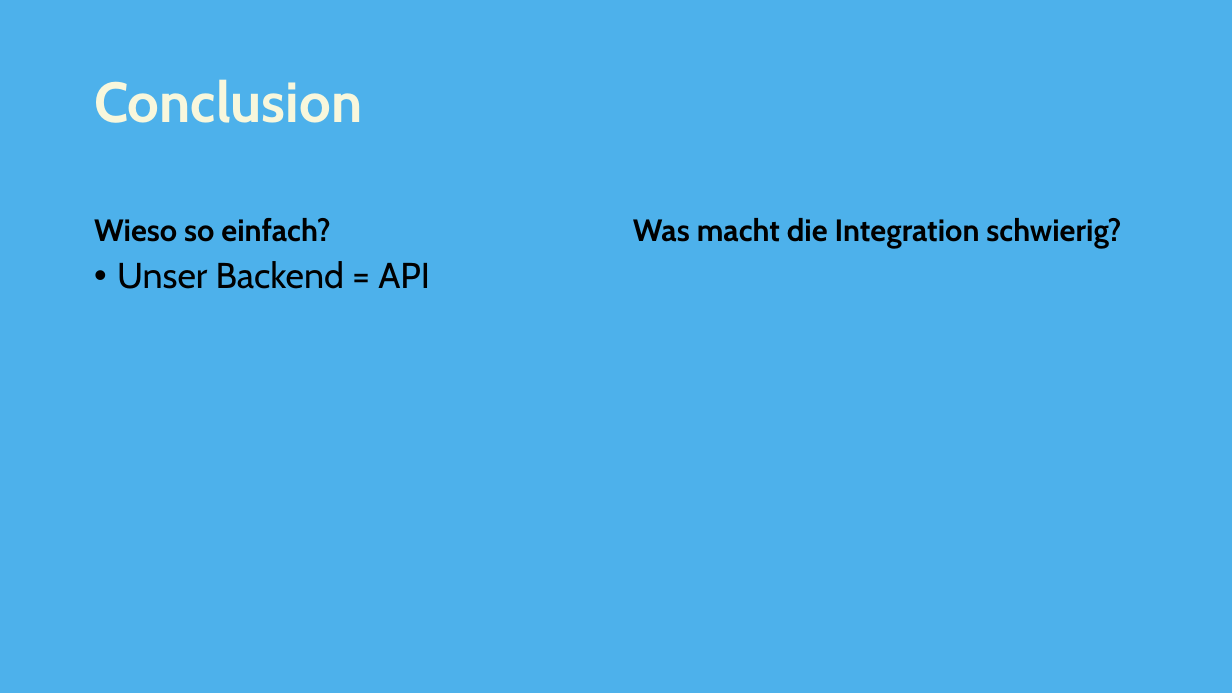
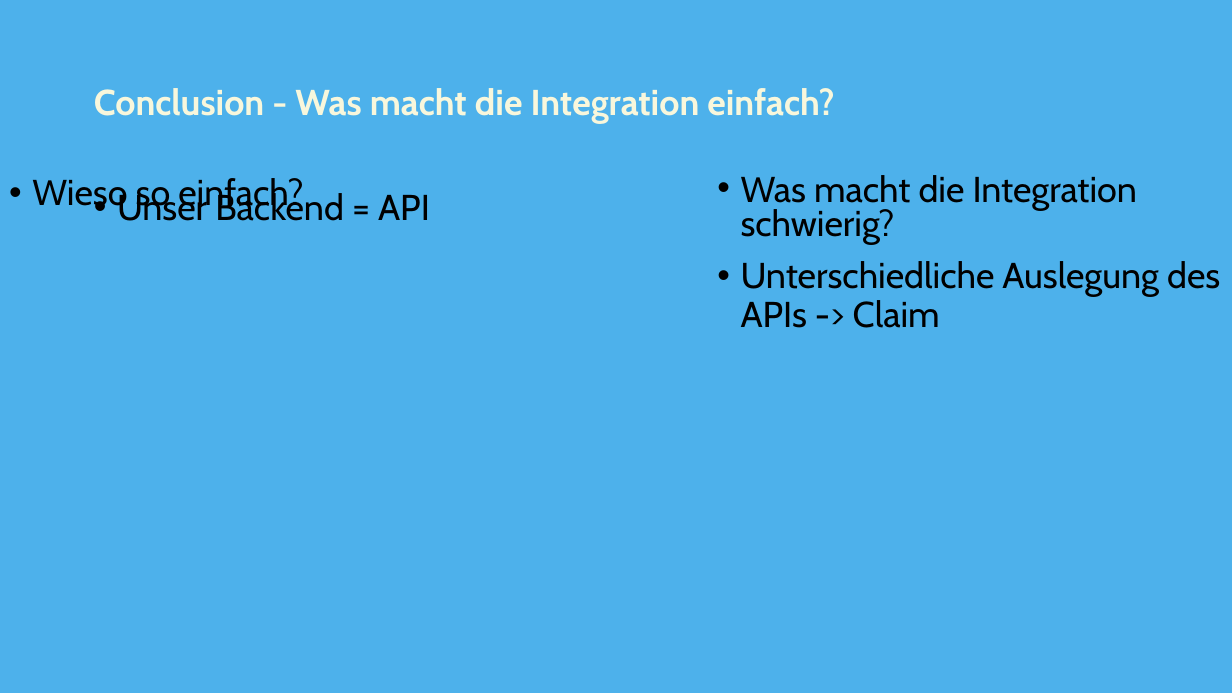
Before and after one commit to swaechter/fhnw-wodss, a slide deck: slide 4 of doc/Prasentation2.pptx (slide 5 before the commit). Drawn at 1232x693 pixels with LibreOffice and Linux fonts; fonts in the diff are those of the drawing. Boxes give left, top, right and bottom in pixels: in the first picture for what was removed or moved away, otherwise in the second. Text is boxed around its words. In the diff, an @@ line names an element or a change of style, - is before the commit and + after.

```diff
--- a/doc/Prasentation2.pptx
+++ b/doc/Prasentation2.pptx
@@ title at box(94, 88, 834, 124): text changed; size 44 to 28 pt @@
-Conclusion
+Conclusion - Was macht die Integration einfach?
@@ text "Wieso so einfach?": place and size @@
-text "Wieso so einfach?" at box(94, 218, 330, 242)
+text "Wieso so einfach?" at box(32, 178, 303, 214)
@@ text "Wieso so einfach?" at box(32, 178, 303, 214): size 24 to 28 pt, bold off; bullet none to •; vertical alignment bottom to top @@
@@ text "Was macht die Integration schwierig?": place and size @@
-text "Was macht die Integration schwierig?" at box(633, 218, 1121, 248)
+text "Was macht die Integration schwierig?" at box(741, 175, 1138, 245)
@@ text "Was macht die Integration schwierig?" at box(741, 175, 1138, 245): size 24 to 28 pt, bold off; bullet none to •; line spacing 0.9 to 0.8; vertical alignment bottom to top @@
@@ text "Unser Backend = API" rewrapped from box(117, 261, 430, 289) to box(117, 189, 430, 221) @@
@@ text added at box(741, 261, 1220, 328), 28 pt, text #000000 @@
+• Unterschiedliche Auslegung des APIs -> Claim
```
Also in this commit, not shown: 3 other slides changed, 1 slide added.
